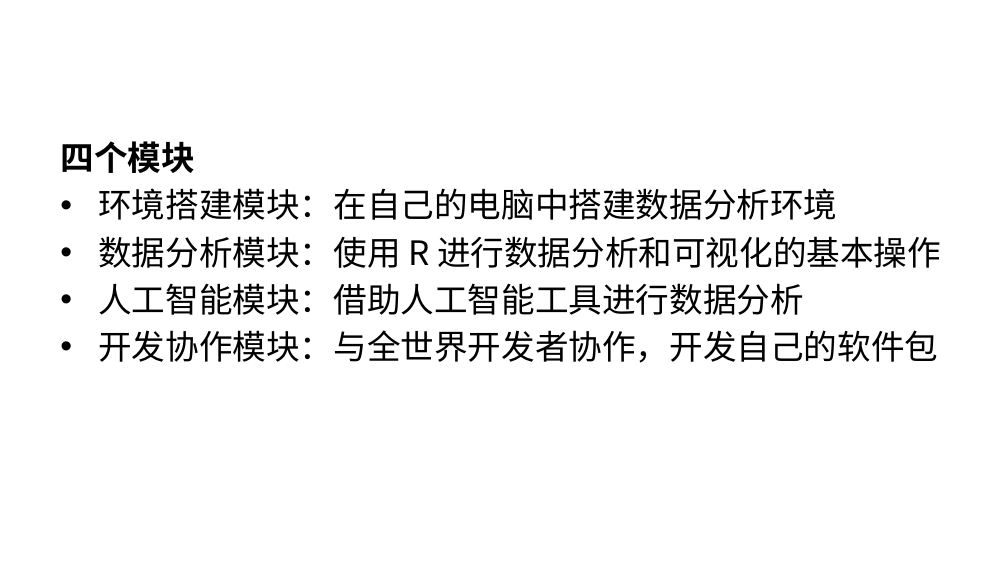
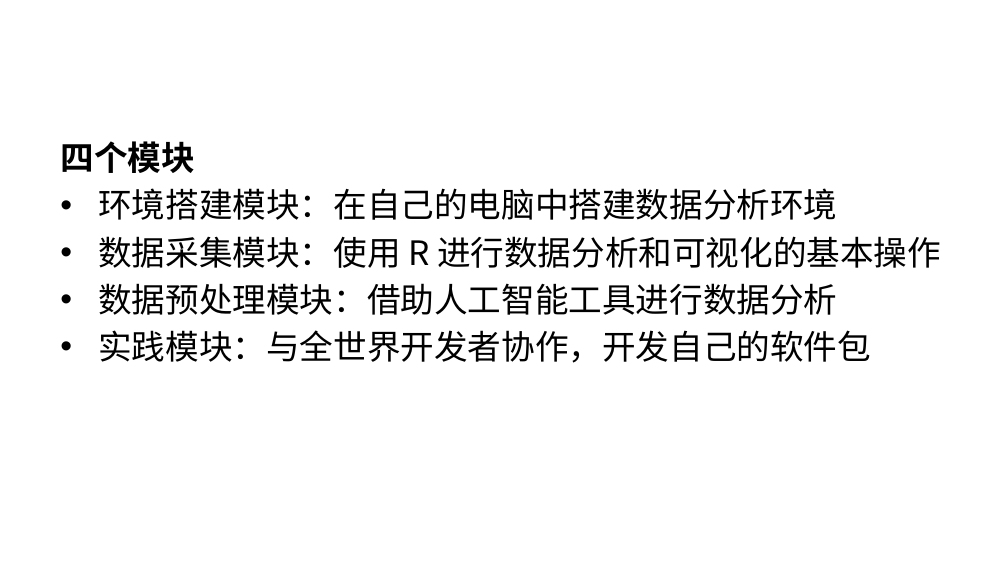
Before and after one commit to Data-collection-and-preprocessing/Data-collection-and-preprocessing-2027-Spring, a slide deck: slide 11 of slides/lecture1-intro.pptx (slide 10 before the commit). Drawn at 1008x567 pixels with LibreOffice and Linux fonts; fonts in the diff are those of the drawing. Boxes give left, top, right and bottom in pixels: in the first picture for what was removed or moved away, otherwise in the second. Text is boxed around its words. In the diff, an @@ line names an element or a change of style, - is before the commit and + after.

```diff
--- a/slides/lecture1-intro.pptx
+++ b/slides/lecture1-intro.pptx
@@ text at (98,236,941,363): text changed @@
-• 数据分析模块：使用 R 进行数据分析和可视化的基本操作
-• 人工智能模块：借助人工智能工具进行数据分析
-• 开发协作模块：与全世界开发者协作，开发自己的软件包
+• 数据采集模块：使用 R 进行数据分析和可视化的基本操作
+• 数据预处理模块：借助人工智能工具进行数据分析
+• 实践模块：与全世界开发者协作，开发自己的软件包
```
Also in this commit, not shown: 2 other slides changed, 1 slide added, 18 other files.
